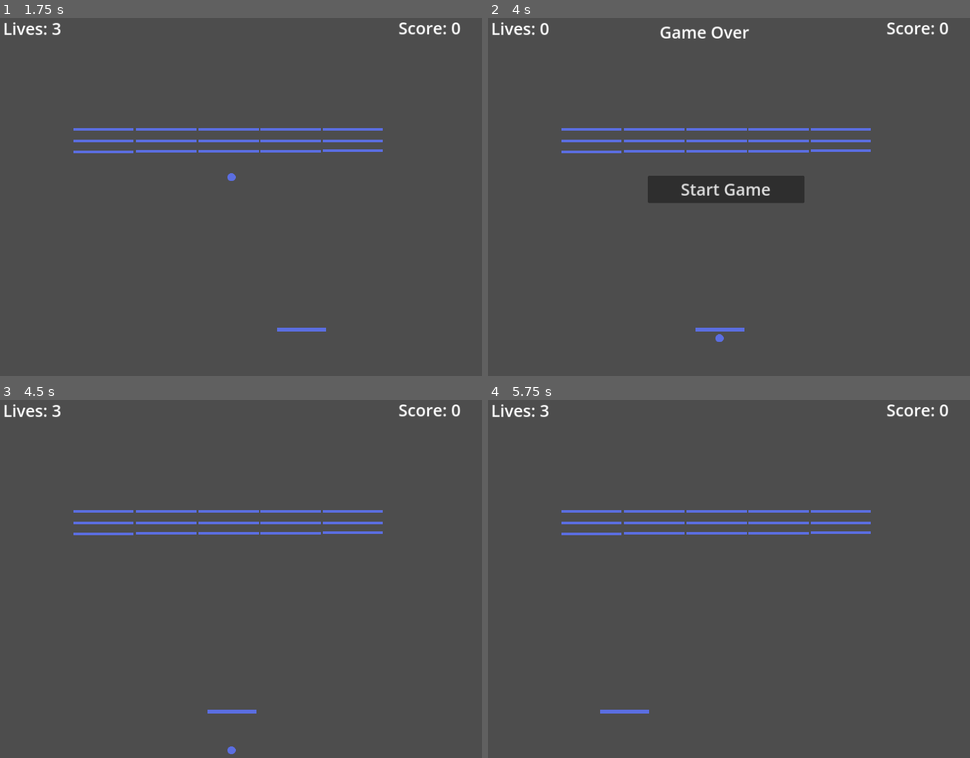
Above: before the commit, frames 1-4 (two rows, left to right).
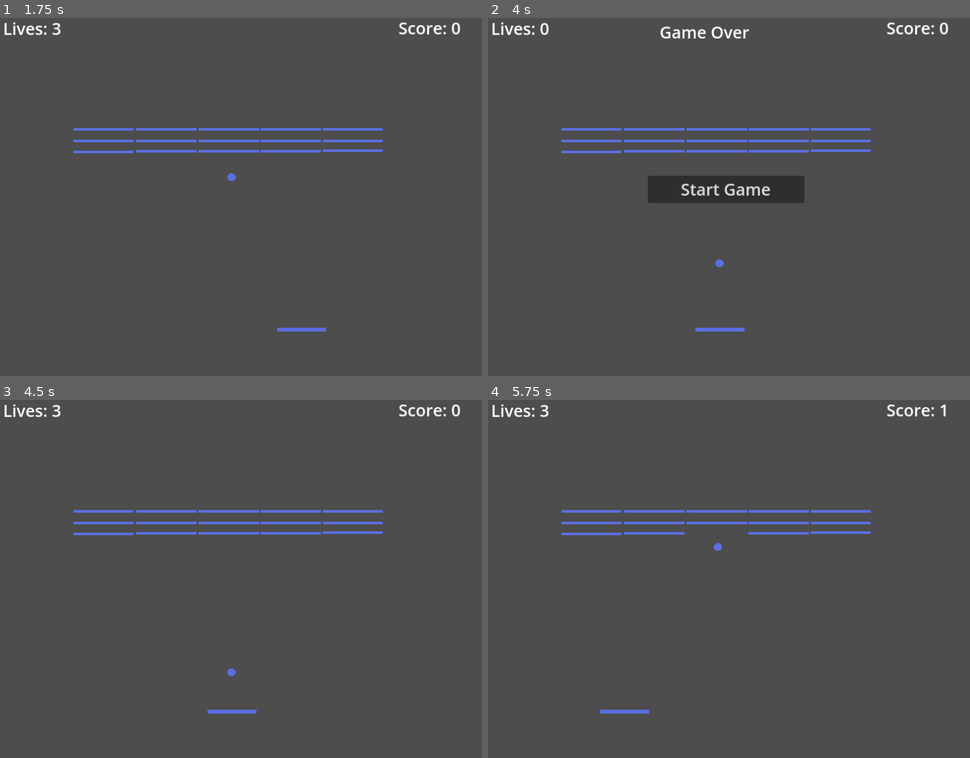
Above: after the commit, the same moments.

Repository: Dripcoding/godot-breakout2d
Game: Godot game, scene res://scenes/main.tscn
Same seed, same stepped clock (60 frames per second), same inputs: the game is played once before the commit and once after it.
Inputs (mouse positions are in pixels of both pictures, inside the frame that each line leads up to):
- Up to frame 1 (1.75 s): click "Start Game" at 0.5 s; tap Enter at 1.25 s; move the mouse to (347, 171) at 1.27 s; hold Right (move_right) from 1.28 s (still down); tap R (resume) at 1.35 s; click (347, 171) at 1.42 s
- Up to frame 2 (4 s): release Right (move_right) at 2 s; drag from (618, 211) to (719, 358) at 2.02 s; tap Space at 2.75 s; move the mouse to (772, 111) at 2.77 s; hold Right (move_right) 2.78-3.5 s; tap Alt at 2.85 s; drag from (695, 265) to (565, 136) at 3.52 s
- Up to frame 3 (4.5 s): click "Start Game" at 4.25 s
- Up to frame 4 (5.75 s): tap Enter at 5 s; move the mouse to (873, 629) at 5.02 s; hold Left (move_left) from 5.03 s (still down); tap R (resume) at 5.1 s; tap P (pause) at 5.65 s

Frame 1 is identical in both runs. In frame 2, less than 0.1% of the frame differs, in the area x 47-49%, y 67-91%; in frame 3, less than 0.1%; in frame 4, 0.2%, in the area x 41-96%, y 1-43%.

Commit message:
fix issues with ball phys and player movement

Diff:
--- a/code/ball.gd
+++ b/code/ball.gd
@@ -15,7 +15,6 @@
 var previous_velocity: Vector2 = Vector2.ZERO
 
 
-const collided_with_brick_resource: Resource = preload("res://code/ball_states/collided_with_brick_state.gd")
 const collided_with_wall_resource: Resource = preload("res://code/ball_states/collided_with_wall_state.gd")
 const out_of_bounds_resource: Resource = preload("res://code/ball_states/out_of_bounds_state.gd")
 const game_resumed_resource: Resource = preload("res://code/ball_states/game_resumed_state.gd")
@@ -24,7 +23,6 @@
 const game_terminal_resource: Resource = preload("res://code/ball_states/game_terminal_state.gd")
 
 
-var brick_state: CollidedWithBrickState = collided_with_brick_resource.new(brick_collision_rotation)
 var wall_state: CollidedWithWallState = collided_with_wall_resource.new(wall_collision_rotation)
 var out_of_bounds_state: OutOfBoundsState = out_of_bounds_resource.new(
 	position,
@@ -36,11 +34,14 @@
 )
 var game_resumed_state: GameResumedState = game_resumed_resource.new(self)
 var game_paused_state: GamePausedState = game_paused_resource.new(self)
-var game_ready_state: GameReadyState = game_ready_resource.new(normal_velocity)
+var game_ready_state: GameReadyState = game_ready_resource.new(self, normal_velocity)
 var game_terminal_state: GameTerminalState = game_terminal_resource.new(position_x_initial, position_y_initial, self)
 
 
 var ball_state = game_ready_state
+var collided_with_brick = false
+var game_started = false
+var game_was_over = false
 
 
 func _ready() -> void:
@@ -49,18 +50,24 @@
 
 
 func _integrate_forces(state: PhysicsDirectBodyState2D) -> void:
-	if !ball_state:
-		return
+	if game_was_over:
+		reset_position(state)
+		game_was_over = false
+
+	if collided_with_brick:
+		var impulse = state.linear_velocity.normalized().rotated(deg_to_rad(brick_collision_rotation)) * 350
+		state.apply_impulse(impulse)
+		collided_with_brick = false
 
 	ball_state.handle_physics(state)
 	set_state(game_ready_state)
 
 
 func _on_body_entered(body: Node) -> void:
-	if body.is_in_group('brick'):
+	if body.is_in_group('brick') or body.is_in_group('bricks'):
 		body.queue_free()
 		score.emit()
-		set_state(brick_state)
+		set_collided_with_brick(true)
 	elif body.is_in_group('wall'):
 		set_state(wall_state)
 
@@ -71,10 +78,12 @@
 
 func on_game_over() -> void:
 	set_state(game_terminal_state)
-
+	self.set_global_position(Vector2(position_x_initial, position_y_initial))
+	self.set_linear_velocity(Vector2.ZERO)
+	game_was_over = true
+	# previous_velocity = Vector2.ZERO
 
 func on_game_start() -> void:
-	get_parent().get_tree().paused = false
 	set_state(game_ready_state)
 
 
@@ -88,6 +97,16 @@
 
 func quit() -> void:
 	set_state(game_terminal_state)
+	self.set_global_position(Vector2(position_x_initial, position_y_initial))
+	self.set_linear_velocity(Vector2.ZERO)
+	game_was_over = true
+
+
+func reset_position(state: PhysicsDirectBodyState2D) -> void:
+	self.position.x = position_x_initial
+	self.position.y = position_y_initial
+	state.linear_velocity.x = Vector2.ZERO.x
+	state.linear_velocity.y = normal_velocity
 
 
 func set_state(newState) -> void:
@@ -100,3 +119,7 @@
 
 func get_previous_velocity() -> Vector2:
 	return previous_velocity
+
+
+func set_collided_with_brick(val: bool) -> void:
+	collided_with_brick = val
--- a/code/ball_states/collided_with_brick_state.gd
+++ /dev/null
@@ -1,17 +0,0 @@
-class_name CollidedWithBrickState
-
-
-var collision_rotation: float
-
-
-func _init(brick_collision_rotation: float) -> void:
-	collision_rotation = brick_collision_rotation
-
-
-func handle_physics(state: PhysicsDirectBodyState2D) -> void:
-	var rotation_radian = deg_to_rad(get_brick_collision_rotation())
-	state.apply_impulse(state.linear_velocity.rotated(rotation_radian))
-
-
-func get_brick_collision_rotation() -> float:
-	return collision_rotation
--- a/code/ball_states/game_ready_state.gd
+++ b/code/ball_states/game_ready_state.gd
@@ -1,16 +1,23 @@
 class_name GameReadyState
 
-
+var ball_context: Ball
 var speed: float
 
 
-func _init(normal_speed: float) -> void:
+func _init(ball: Ball, normal_speed: float) -> void:
+	ball_context = ball
 	speed = normal_speed
 
 
 func handle_physics(state: PhysicsDirectBodyState2D) -> void:
+	if state.linear_velocity == Vector2.ZERO:
+		ball_context.set_global_position(Vector2(get_ball_context().get_position().x, get_ball_context().get_position().y))
+		state.linear_velocity = Vector2(0, 350)
 	state.linear_velocity = state.linear_velocity.normalized() * get_speed()
 
 
 func get_speed() -> float:
 	return speed
+
+func get_ball_context() -> Ball:
+	return ball_context
--- a/code/ball_states/out_of_bounds_state.gd
+++ b/code/ball_states/out_of_bounds_state.gd
@@ -27,10 +27,7 @@
 
 func handle_physics(state: PhysicsDirectBodyState2D) -> void:
 	var context = get_ball_context()
-	context.position.x = get_ball_position_x_init()
-	context.position.y = get_ball_position_y_init()
-	state.linear_velocity.x = Vector2.ZERO.x
-	state.linear_velocity.y = get_ball_normal_velocity_y()
+	context.reset_position(state)
 
 
 func get_ball_position() -> Vector2:
--- a/code/player.gd
+++ b/code/player.gd
@@ -42,6 +42,7 @@
 
 
 func on_game_over() -> void:
+	set_pause_game(true)
 	position.x = position_x_initial
 	position.y = position_y_initial
 
